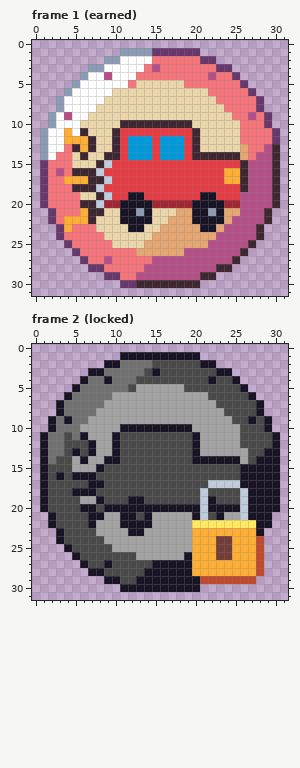
File history of a pixel-art file, art/badges/badge-fender-bender.aseprite. Above is the file before it was changed.
32x32 pixels, 2 frames. Shown: frame 1 (earned), frame 2 (locked).
And afterwards:
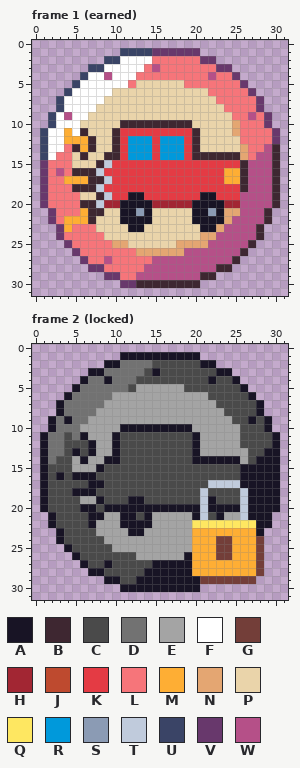
Palette (. is transparent): A #181425  B #3e2731  C #4a4a4a  D #727272  E #a4a4a4  F #ffffff  G #733e39  H #a22633  J #be4a2f  K #e43b44  L #f6757a  M #feae34  N #e4a672  P #ead4aa  Q #fee761  R #0099db  S #8b9bb4  T #c0cbdc  U #3a4466  V #68386c  W #b55088
Change:
--- frame 1 (earned)
@@ x 0..31 @@
  0 ................................
- 1 ...........SSSSVVVVVV...........
- 2 .........SSFFFFLLLLLLVV.........
- 3 .......SSFFFFFLWLLLLLLLVV.......
- 4 ......SFFWFFFLLLLLLLLLWLLV......
- 5 .....SFFFFFFLPPPPPPLLLLLLLV.....
- 6 ....SFFFFFPPPPPPPPPPPPLLLLLV....
- 7 ...SFFFFFPPPPPPPPPPPPPPLLLLLV...
- 8 ...SFFFFPPPPPPPPPPPPPPPPLLLLV...
- 9 ..SFWFFPPPPPPPPPPPPPPPPPPLLWLV..
-10 ..SFFFPPPPPBBBBBBBBBPPPPPPLLLV..
-11 .SFFMFBPPPBKKKKKKKKKBPPPPPLLLLV.
-12 .SFFMMMBPPBKRRRKRRRKBPPPPPLLLLV.
-13 .SFFLBMBPPBKRRRKRRRKBPPPPPNLLWB.
-14 .SFLLPBPPBBKRRRKRRRKBBBBBBNLWWB.
+ 1 ...........UUUUVVVVVV...........
+ 2 .........UUFFFFLLLLLLVV.........
+ 3 .......UUFFFFFLWLLLLLLLVV.......
+ 4 ......UFFWFFFLLLLLLLLLWLLV......
+ 5 .....UFFFFFFLPPPPPPLLLLLLLV.....
+ 6 ....UFFFFFPPPPPPPPPPPPLLLLLV....
+ 7 ...UFFFFFPPPPPPPPPPPPPPLLLLLV...
+ 8 ...UFFFFPPPPPPPPPPPPPPPPLLLLV...
+ 9 ..UFWFFPPPPPPPPPPPPPPPPPPLLWLV..
+10 ..UFFFPPPPPBBBBBBBBBPPPPPNLLLV..
+11 .UFFMFBPPPBKKKKKKKKKBPPPPNLLLLV.
+12 .UFFMMMBPPBKRRRKRRRKBPPPPPLLLLV.
+13 .UFFLBMBPPBKRRRKRRRKBPPPPPNLLWB.
+14 .UFLLPBPPBBKRRRKRRRKBBBBBBNLWWB.
 15 .VLLLPPPBTKKKKKKKKKKKKKKKKBWWWB.
@@ x 8..22 @@
 20 THHAAAAHHHHHAAA
-21 BPPAASAPPPNNAAS
-22 PPPAAAAPPNNNAAA
-23 PPPPAAPPNNNNNAA
-24 LPPPPPPNNNNNNNN
-25 LLPPPPNNNNNNNNW
+21 BPPAASAPPPPPAAS
+22 PPPAAAAPPPPPAAA
+23 PPPPAAPPPPPPPAA
+24 LPPPPPPPPPPPPNN
+25 LLNNPPPPPPNNNNW
 26 LLLLLNNNNNNWWWW
--- frame 2 (locked)
@@ x 19..30 @@
 23 EMMMMMMMMA..
-24 EMMMGGMMMJ..
-25 EMMMGGMMMJ..
-26 AMMMGGMMMJ..
-27 AMMMMMMMMJ..
-28 AMMMMMMMMJ..
-29 AAJJJJJJJ...
+24 EMMMGGMMMG..
+25 EMMMGGMMMG..
+26 AMMMGGMMMG..
+27 AMMMMMMMMG..
+28 AMMMMMMMMG..
+29 AAGGGGGGG...
 30 AA..........
